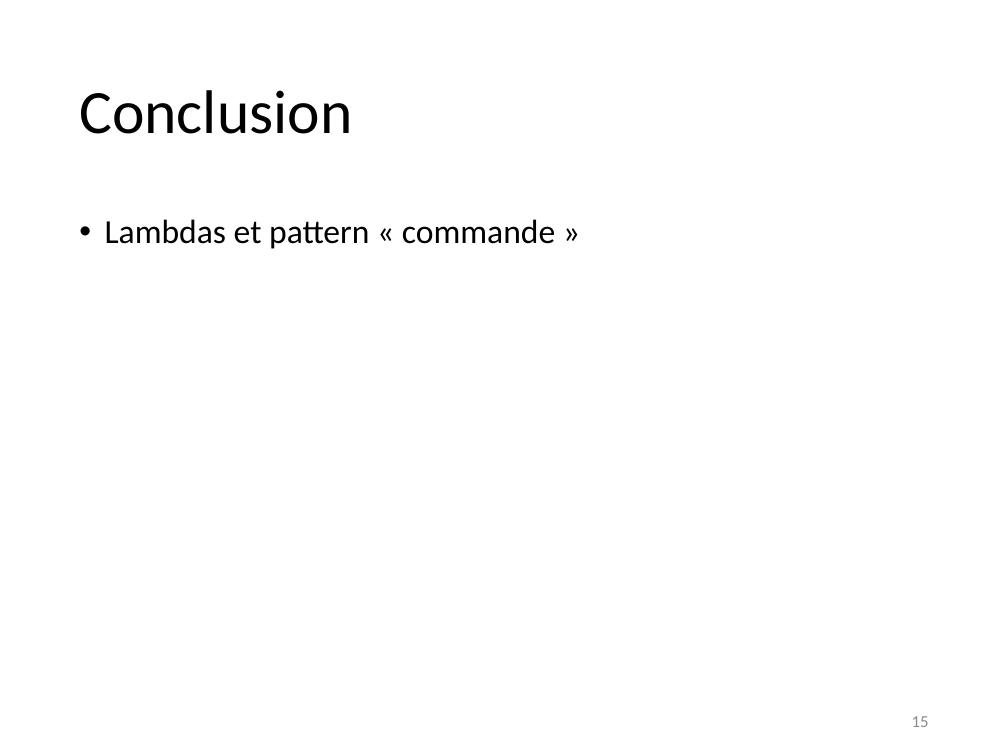
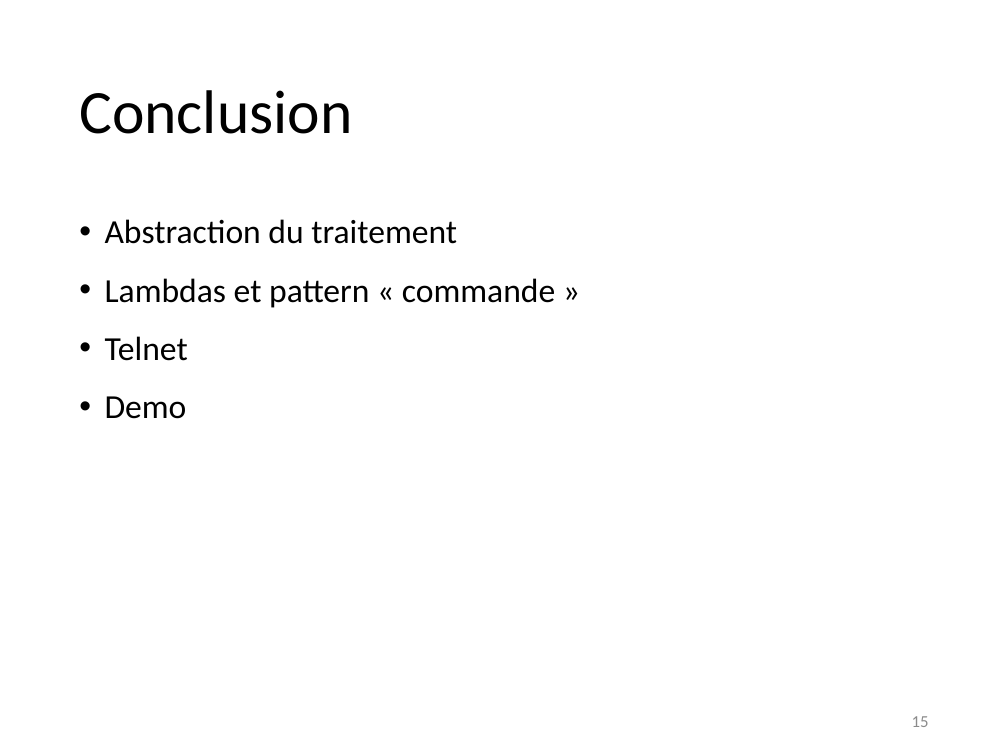
Before and after one commit to BastienClement/Sokonet, a slide deck: slide 15 of presentation/Sokonet.pptx. Drawn at 1008x756 pixels with LibreOffice and Linux fonts; fonts in the diff are those of the drawing. Boxes give left, top, right and bottom in pixels: in the first picture for what was removed or moved away, otherwise in the second. Text is boxed around its words. In the diff, an @@ line names an element or a change of style, - is before the commit and + after.

```diff
--- a/presentation/Sokonet.pptx
+++ b/presentation/Sokonet.pptx
@@ text at [105, 219, 457, 244]: paragraph added @@
+• Abstraction du traitement
@@ text at [105, 336, 188, 419]: paragraphs added @@
+• Telnet
+• Demo
```
Also in this commit, not shown: 1 other slide changed.
